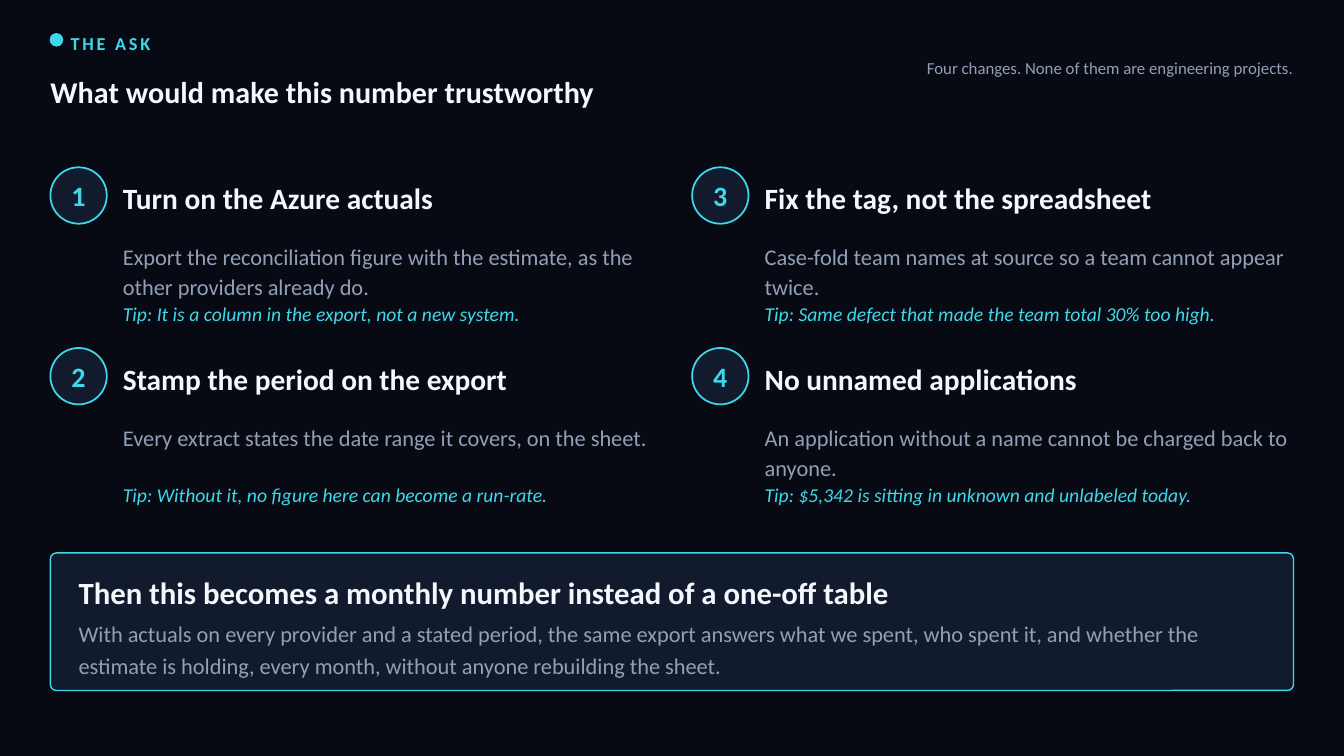
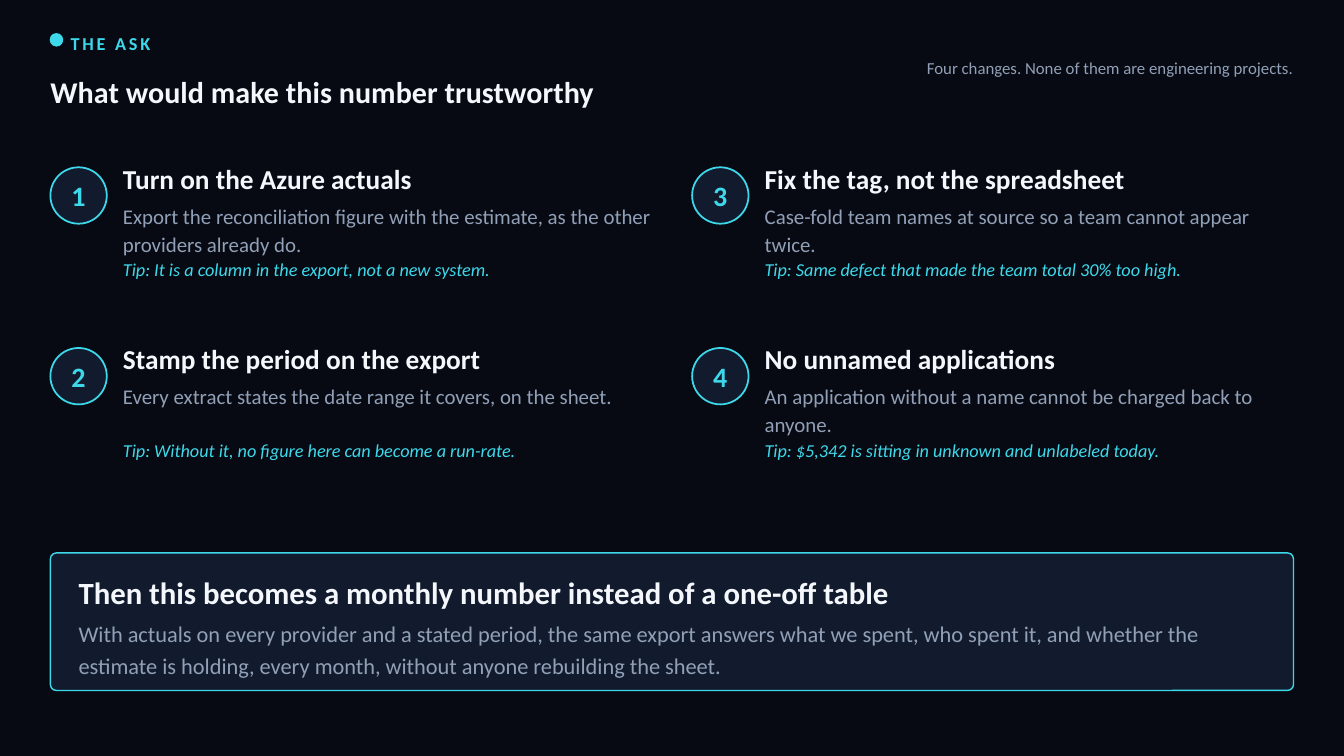
Before and after one commit to arielga5-code/Finops, a slide deck: slide 8 of deck/AI_Cost_by_Application.pptx. Drawn at 1344x756 pixels with LibreOffice and Linux fonts; fonts in the diff are those of the drawing. Boxes give left, top, right and bottom in pixels: in the first picture for what was removed or moved away, otherwise in the second. Text is boxed around its words. In the diff, an @@ line names an element or a change of style, - is before the commit and + after.

```diff
--- a/deck/AI_Cost_by_Application.pptx
+++ b/deck/AI_Cost_by_Application.pptx
@@ size 21 to 19.5 pt in 4 elements at (123,350,480,374), (765,350,1055,374), (123,170,411,190), (765,170,1124,194) @@
@@ text "Export the reconciliation figure with ...": place and size @@
-text "Export the reconciliation figure with ..." at (123,249,632,299)
+text "Export the reconciliation figure with ..." at (123,209,651,256)
@@ text "Case-fold team names at source ...": place and size @@
-text "Case-fold team names at source ..." at (765,249,1284,295)
+text "Case-fold team names at source ..." at (765,209,1250,252)
@@ text "Every extract states the date ...": place and size @@
-text "Every extract states the date ..." at (123,430,647,450)
+text "Every extract states the date ..." at (123,389,612,408)
@@ size 16 to 14.8 pt in 4 elements at (123,209,651,256), (123,389,612,408), (765,209,1250,252), (765,389,1253,436) @@
@@ text "An application without a name ...": place and size @@
-text "An application without a name ..." at (765,430,1287,480)
+text "An application without a name ..." at (765,389,1253,436)
@@ 4 texts: place and size @@
-4 texts at (123,307,1215,506)
+4 texts at (123,263,1181,460)
@@ size 14 to 13 pt in 4 elements at (123,263,490,279), (123,444,515,460), (765,263,1181,279), (765,444,1160,460) @@
```
Also in this commit, not shown: 4 other slides changed, 18 other files.
